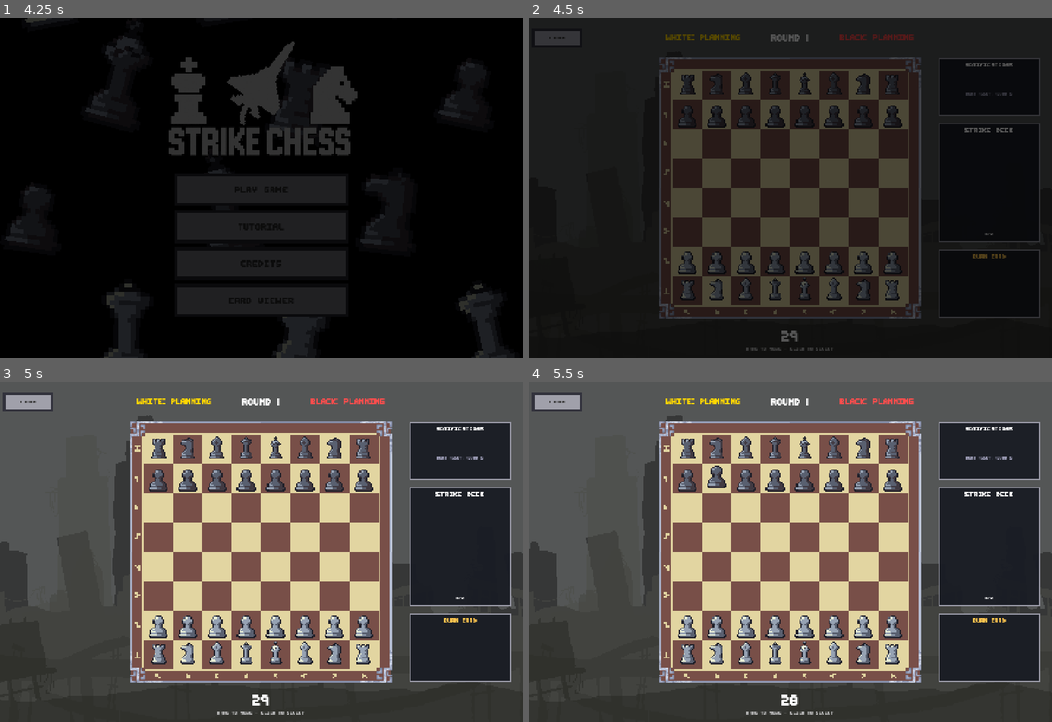
Above: before the commit, frames 1-4 (two rows, left to right).
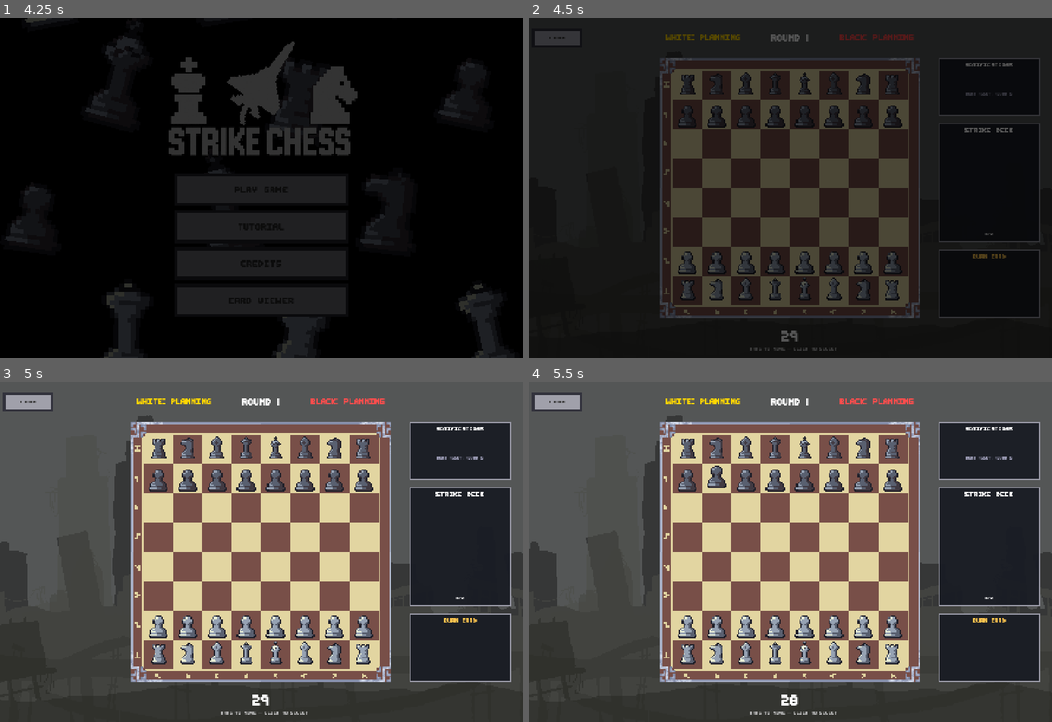
Above: after the commit, the same moments.

Repository: CodingWithKantecki/Strike-Chess-GODOT
Game: Godot game, scene res://scenes/intro_credits.tscn
Same seed, same stepped clock (60 frames per second), same inputs: the game is played once before the commit and once after it. Video files are missing from this copy of the repository; at most half a second of black plays in their place.
Inputs (mouse positions are in pixels of both pictures, inside the frame that each line leads up to):
- Up to frame 1 (4.25 s): tap Enter (ui_accept) at 0.5, 0.77, 3.5, 3.77 s; move the mouse to (376, 171) at 0.52 s; hold Right (ui_right) 0.53-1.25 s; tap Space at 0.6, 2.1, 3.6 s; click (376, 171) at 0.67 s; drag from (156, 205) to (235, 256) at 1.27 s; move the mouse to (313, 113) at 2.02 s; hold Right (ui_right) 2.03-2.75 s; click (313, 113) at 2.17 s; drag from (235, 256) to (104, 137) at 2.77 s; move the mouse to (418, 239) at 3.52 s; hold Left (ui_left) from 3.53 s (still down); click (418, 239) at 3.67 s
- Up to frame 2 (4.5 s): release Left (ui_left) at 4.25 s; click "TUTORIAL" at 4.25 s
- Up to frame 3 (5 s): no input
- Up to frame 4 (5.5 s): tap Enter (ui_accept) at 5 s; drag from (633, 501) to (712, 467) at 5.02 s

Frame 1 is identical in both runs. In frame 2, 1.2% of the frame differs, in the area x 24-75%, y 11-98%; in frame 3, 1.4%; in frame 4, 1.4%.

Commit message:
Add weighted tilt effect when dragging pieces and adjust board border
- Pieces now tilt opposite to movement direction when dragged for weighty feel
- Tilt smoothly settles back when stopping, swings back with elastic animation on drop
- Adjusted decorative board border size for better fit

🤖 Generated with [Claude Code](https://claude.com/claude-code)

Co-Authored-By: Claude <noreply@anthropic.com>

Diff:
--- a/scenes/game.tscn
+++ b/scenes/game.tscn
@@ -107,10 +107,10 @@
 script = ExtResource("2_board")
 
 [node name="DecorativeBorder" type="NinePatchRect" parent="."]
-offset_left = 357.0
-offset_top = 105.0
-offset_right = 1087.0
-offset_bottom = 835.0
+offset_left = 359.0
+offset_top = 107.0
+offset_right = 1085.0
+offset_bottom = 833.0
 texture = ExtResource("6_border_frame")
 texture_filter = 1
 patch_margin_left = 93
@@ -168,9 +168,9 @@
 vertical_alignment = 1
 
 [node name="InstructionLabel" type="Label" parent="."]
-offset_left = 362.0
+offset_left = 372.0
 offset_top = 900.0
-offset_right = 1082.0
+offset_right = 1092.0
 offset_bottom = 930.0
 theme_override_colors/font_color = Color(0.7, 0.7, 0.7, 1)
 theme_override_fonts/font = ExtResource("3_font")
--- a/scripts/chess_board.gd
+++ b/scripts/chess_board.gd
@@ -107,6 +107,14 @@
 # Physics constants for drag feel
 const DRAG_SMOOTHING = 0.10  # How quickly piece follows mouse (0-1, lower = more lag)
 const DRAG_LIFT_SCALE = 1.15  # Scale up piece slightly when lifted
+const DRAG_TILT_MAX = 0.5  # Maximum tilt in radians (~29 degrees)
+const DRAG_TILT_SPEED = 0.015  # How much velocity affects tilt
+const DRAG_TILT_SMOOTHING = 0.15  # How quickly tilt settles back
+
+# Tilt physics state
+var drag_last_x: float = 0.0  # Last x position for velocity calc
+var drag_velocity_x: float = 0.0  # Horizontal velocity
+var drag_current_tilt: float = 0.0  # Current rotation angle
 
 # Board boundaries for drag constraint
 # Board texture is at (362, 110) with size 720x720
@@ -353,6 +361,16 @@
 	# Simple lerp toward target - creates a smooth, weighted feel
 	drag_current_pos = drag_current_pos.lerp(drag_target_pos, DRAG_SMOOTHING)
 
+	# Calculate horizontal velocity for tilt effect
+	drag_velocity_x = drag_current_pos.x - drag_last_x
+	drag_last_x = drag_current_pos.x
+
+	# Calculate target tilt based on velocity (negative so it tilts opposite to movement direction)
+	var target_tilt = clamp(-drag_velocity_x * DRAG_TILT_SPEED, -DRAG_TILT_MAX, DRAG_TILT_MAX)
+
+	# Smoothly interpolate current tilt toward target
+	drag_current_tilt = lerp(drag_current_tilt, target_tilt, DRAG_TILT_SMOOTHING)
+
 	# Check which borders we're hitting and constrain position
 	var current_hit_borders: Array = []
 	var constrained_pos = drag_current_pos
@@ -386,9 +404,10 @@
 	# Update tracking
 	last_hit_borders = current_hit_borders
 
-	# Apply constrained position
+	# Apply constrained position and tilt rotation
 	drag_current_pos = constrained_pos
 	drag_sprite.position = drag_current_pos
+	drag_sprite.rotation = drag_current_tilt
 
 func update_simufire():
 	"""Update SimuFire state machine - matching pygame board.py update_simufire()"""
@@ -680,6 +699,11 @@
 		drag_current_pos = drag_sprite.position
 		drag_target_pos = get_global_mouse_position()  # Use mouse position
 
+		# Initialize tilt physics
+		drag_last_x = drag_current_pos.x
+		drag_velocity_x = 0.0
+		drag_current_tilt = 0.0
+
 		# Lift the piece (scale up and bring to front)
 		var base_scale = get_piece_scale(piece)
 		drag_sprite.scale = Vector2(base_scale * DRAG_LIFT_SCALE, base_scale * DRAG_LIFT_SCALE)
@@ -712,6 +736,8 @@
 		tween.set_ease(Tween.EASE_OUT)
 		tween.set_trans(Tween.TRANS_ELASTIC)
 		tween.tween_property(drag_sprite, "position", drag_original_pos, 0.3)
+		# Swing rotation back to 0
+		tween.parallel().tween_property(drag_sprite, "rotation", 0.0, 0.3)
 
 	# Reset drag state
 	if drag_sprite:
@@ -719,6 +745,9 @@
 		var base_scale = get_piece_scale(piece)
 		drag_sprite.scale = Vector2(base_scale, base_scale)
 		drag_sprite.z_index = 0
+		# Reset rotation if move was made (no tween needed)
+		if move_made:
+			drag_sprite.rotation = 0.0
 
 	is_dragging = false
 	drag_sprite = null
